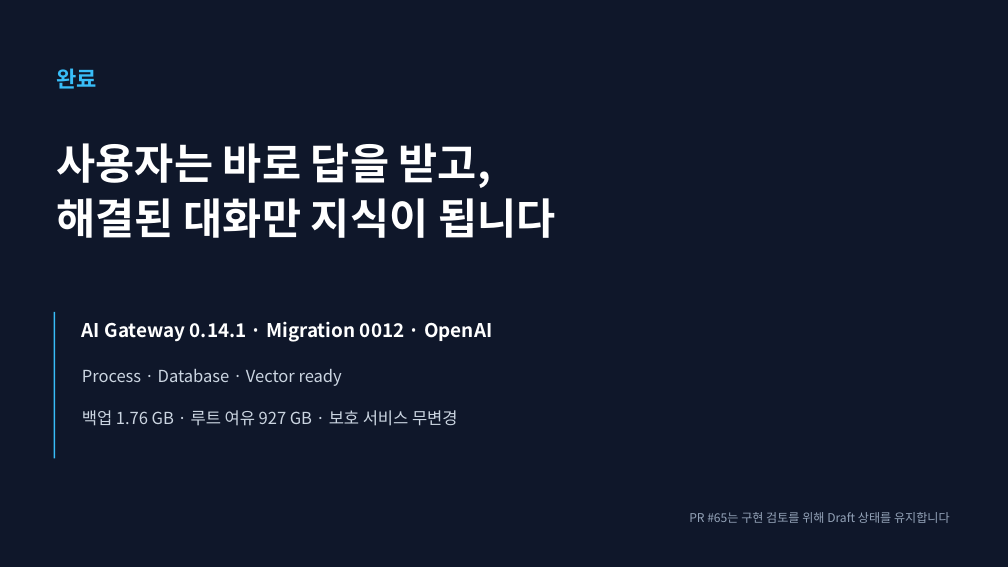
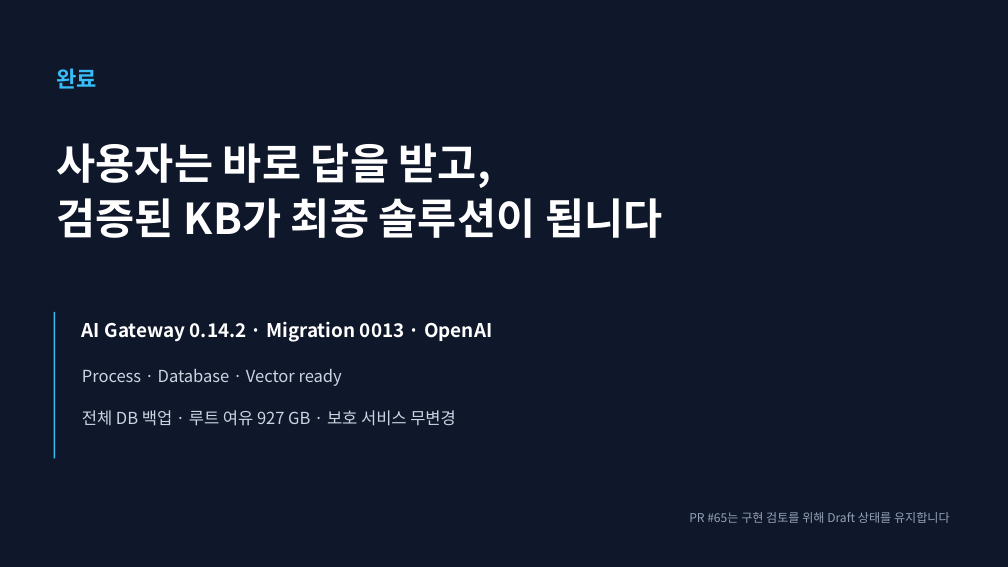
Before and after one commit to dhslove/ablestack-techflow, a slide deck: slide 5 of output/presentation/techflow-community-auto-publish-kb.pptx. Drawn at 1008x567 pixels with LibreOffice and Linux fonts; fonts in the diff are those of the drawing. Boxes give left, top, right and bottom in pixels: in the first picture for what was removed or moved away, otherwise in the second. Text is boxed around its words. In the diff, an @@ line names an element or a change of style, - is before the commit and + after.

Commit message:
feat: Knowledge Base를 최종 솔루션으로 지정

```diff
--- a/output/presentation/techflow-community-auto-publish-kb.pptx
+++ b/output/presentation/techflow-community-auto-publish-kb.pptx
@@ text at box(57, 143, 662, 238): text changed @@
-사용자는 바로 답을 받고,
-해결된 대화만 지식이 됩니다
+사용자는 바로 답을 받고,
+검증된 KB가 최종 솔루션이 됩니다
@@ text at box(82, 321, 492, 342): text changed @@
-AI Gateway 0.14.1 · Migration 0012 · OpenAI
+AI Gateway 0.14.2 · Migration 0013 · OpenAI
@@ text at box(82, 410, 456, 426): text changed @@
-백업 1.76 GB · 루트 여유 927 GB · 보호 서비스 무변경
+전체 DB 백업 · 루트 여유 927 GB · 보호 서비스 무변경
```
Also in this commit, not shown: 4 other slides changed, 29 other files.
